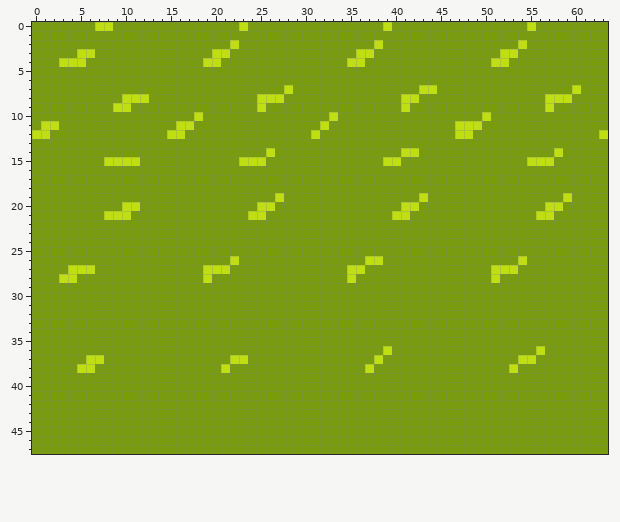
Two states of a pixel-art sprite, Project7/Assets/Textures/Tilesets/grass.png. The picture above is the old version.
The file is 64x48 pixels.
And afterwards:
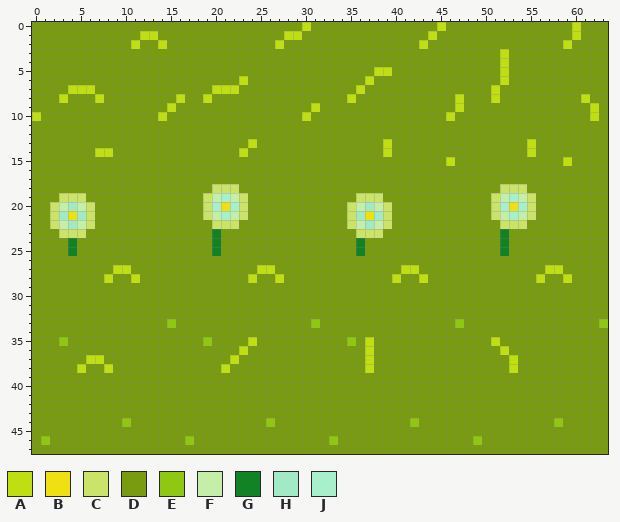
Palette (. is transparent): A #c0df13  B #efe111  C #cbe368  D #789b0f  E #90c713  F #c5efa8  G #128226  H #a1eac5  J #a8efcb
The edit:
Changed rows in their new state; - is an unchanged pixel.
first column x 0:
 0 -------DD--------------D------A--------D-----A---------D----A---
 1 ------------AA--------------AA--------------A---------------A---
 2 -----------A--A-------D----A----------D----A----------D----A----
 3 -----DD-------------DD--------------DD---------------D----------
 4 ---DDD-------------DD--------------DD--------------D------------
 5 --------------------------------------AA------------A-----------
 6 -----------------------A-------------A--------------A-----------
 7 ----AAA-------------AAA-----D-------A------DD------A--------D---
 8 ---A---A--DDD---A--A-----DDD-------A-----DD----A---A-----DDD-A--
 9 ---------DD----A---------D-----A---------D-----A---------D----A-
10 A-------------A---D-----------A--D------------A---D-----------A-
11 -DD-------------DD--------------D--------------DDD--------------
12 DD-------------DD--------------D---------------DD--------------D
13 ------------------------A--------------A---------------A--------
14 -------AA--------------A--D------------A-DD------------A--D-----
15 --------DDDD-----------DDD-------------DD-----A--------DDD-A----
18 --------------------CCC-----------------------------CCC---------
19 ---CCC-------------CFJFC---D--------CCC----D-------CFJFC---D----
20 --CFHFC---DD-------CJBJC-DD--------CFHFC-DD--------CJBJC-DD-----
21 --CHBHC-DDD--------CFJFCDD---------CHBHCDD---------CFJFCDD------
22 --CFHFC-------------CCC------------CFHFC------------CCC---------
23 ---CCC--------------G---------------CCC-------------G-----------
24 ----G---------------G---------------G---------------G-----------
25 ----G---------------G---------------G---------------G-----------
26 ----------------------D--------------DD---------------D---------
27 ----DDD--AA--------DDD---AA--------DD----AA--------DDD---AA-----
28 ---DD---A--A-------D----A--A-------D----A--A-------D----A--A----
first column x 3:
33 ------------E---------------E---------------E---------------E
35 E---------------E----A----------E-A-------------A------------
36 --------------------A-------------A-D------------A---D-------
37 --------------------D-------------AD--------------ADD--------
38 ---D-A-------------------------------------------------------
first column x 1:
44 ---------E---------------E---------------E---------------E
46 E---------------E---------------E---------------E---------
